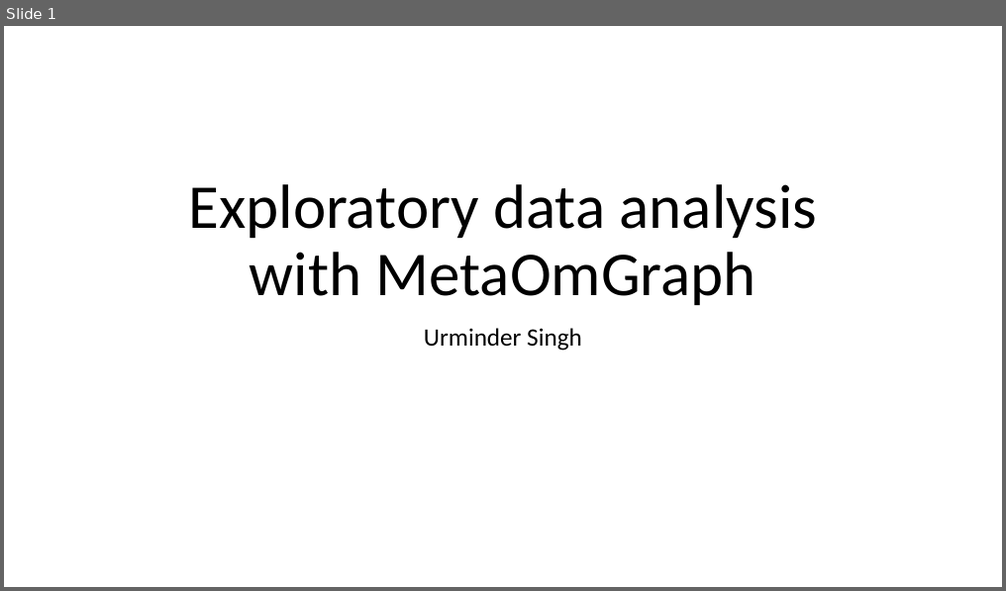
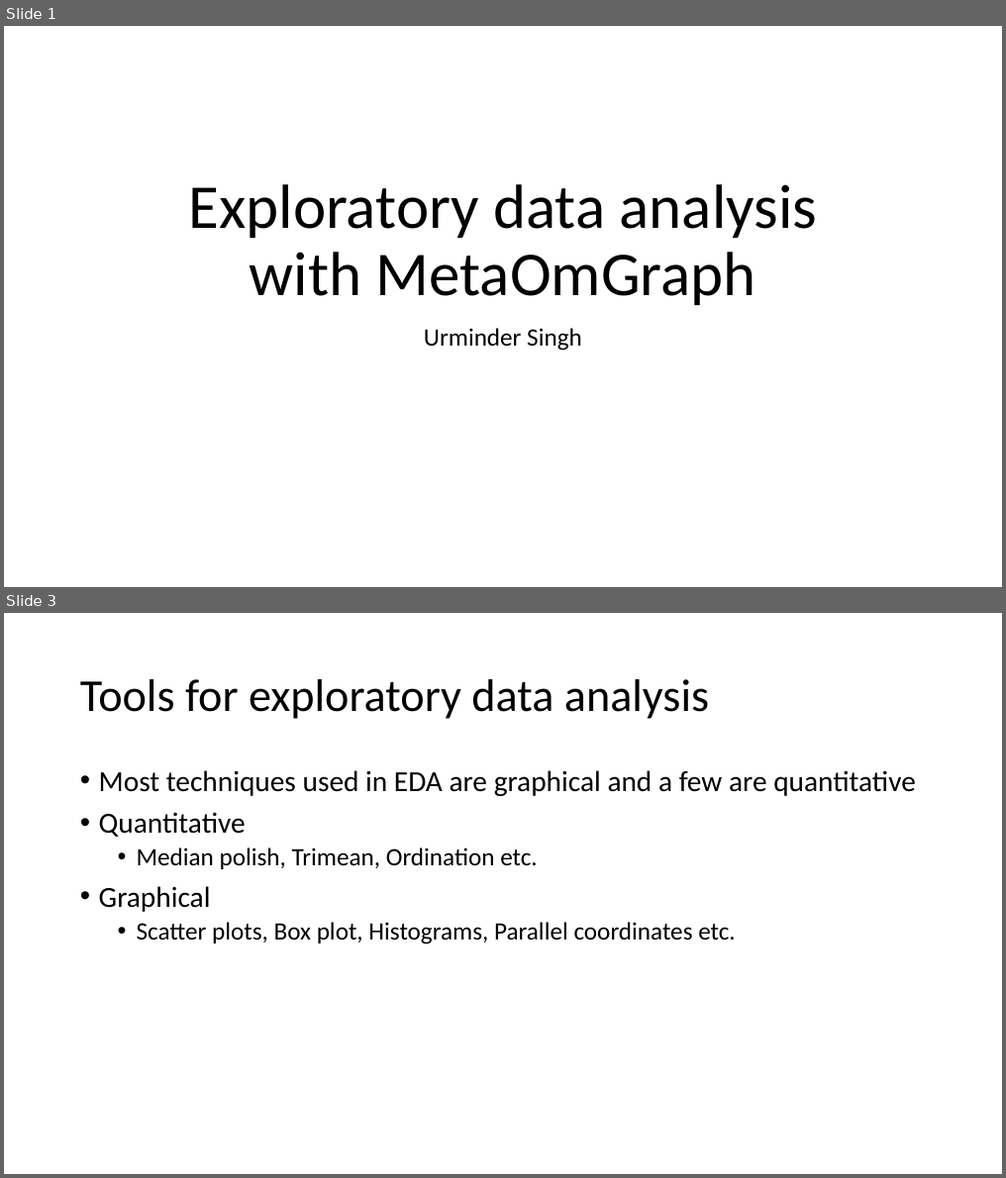
Before and after one commit to urmi-21/MOGtutorial, a slide deck: EDA_MOG.pptx. Shown one above the other, each under a label of ours: slide 1 before the commit, slides 1 and 3 after it; the slides between them are not shown. The pictures are 1006x591 and 1006x1178 pixels, drawn with LibreOffice and Linux fonts; fonts in the diff are those of the drawing. Boxes give left, top, right and bottom in pixels: in the first picture for what was removed or moved away, otherwise in the second. Text is boxed around its words. In the diff, an @@ line names an element or a change of style, - is before the commit and + after.

```diff
--- a/EDA_MOG.pptx
+++ b/EDA_MOG.pptx
@@ slide 3 added at (4,613,1002,1174), background #FFFFFF @@
@@ title added at (80,679,709,719), 44 pt, text #000000 @@
+Tools for exploratory data analysis
@@ text added at (99,770,916,945), 24 pt, text #000000 @@
+• Most techniques used in EDA are graphical and a few are quantitative
+• Quantitative
+  • Median polish, Trimean, Ordination etc.
+• Graphical
+  • Scatter plots, Box plot, Histograms, Parallel coordinates etc.
```
Also in this commit, not shown: 2 other slides added, 1 slide removed.
